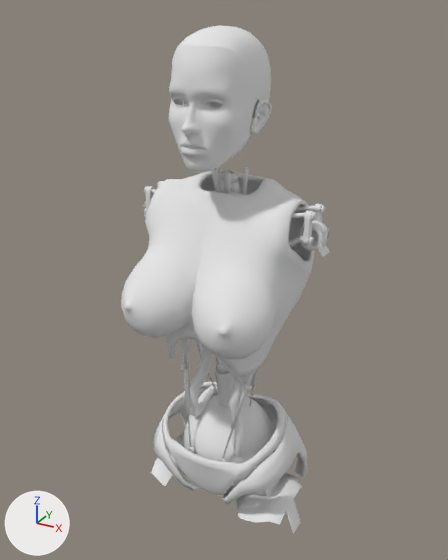
Before and after pictures for a commit that changed the OBJ model res/Parts/body.obj.
Rendered twice from a 50 mm camera at (9.61, -16.67, 10.42) aimed at (-0.04, 0.88, 1.65). Lighting does not change. The marker at lower left points along +X, +Y and +Z. The older version comes first. Where no turn or scale is listed for an object, it has been applied to the vertices. Vertices at exactly the same position are counted once.

Names of what the first picture shows: 'body'.
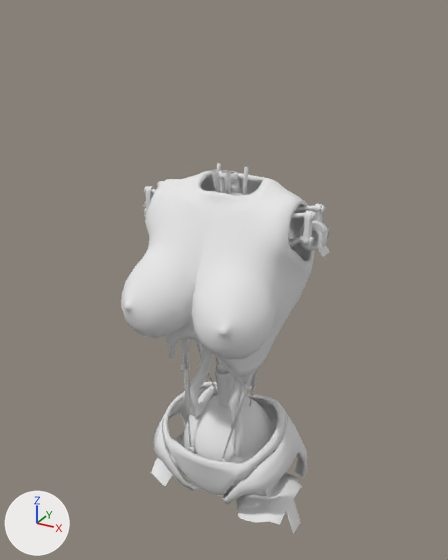
Boxes (x1, y1, x2, y2) around the edits, measured in the pictures (448 x 560 px):
'body', reshaped (27% shorter): before (121, 25, 330, 534); after (121, 163, 330, 534)
part 1 of me_body, deleted: before (168, 25, 272, 173)

Patch to the scene script:
```diff
--- a/res/Parts/body.obj.py
+++ b/res/Parts/body.obj.py
@@ me_body @@
 # used by ob_body; location = (0.0, 0.0, 0.0)
-me_body.from_pydata(...)  # 20322 vertices, 19399 faces; spans x -3.4..3.7, y -2.5..3.8, z -8.0..9.9
+me_body.from_pydata(...)  # 18050 vertices, 17211 faces; spans x -3.4..3.7, y -2.5..3.8, z -8.0..5.6
+# me_body part 1: the loose piece of 2272 vertices spanning x -1.6..1.5, y -1.6..2.5, z 5.9..9.9 is deleted
 me_body.materials.append(mat_joints)
```
